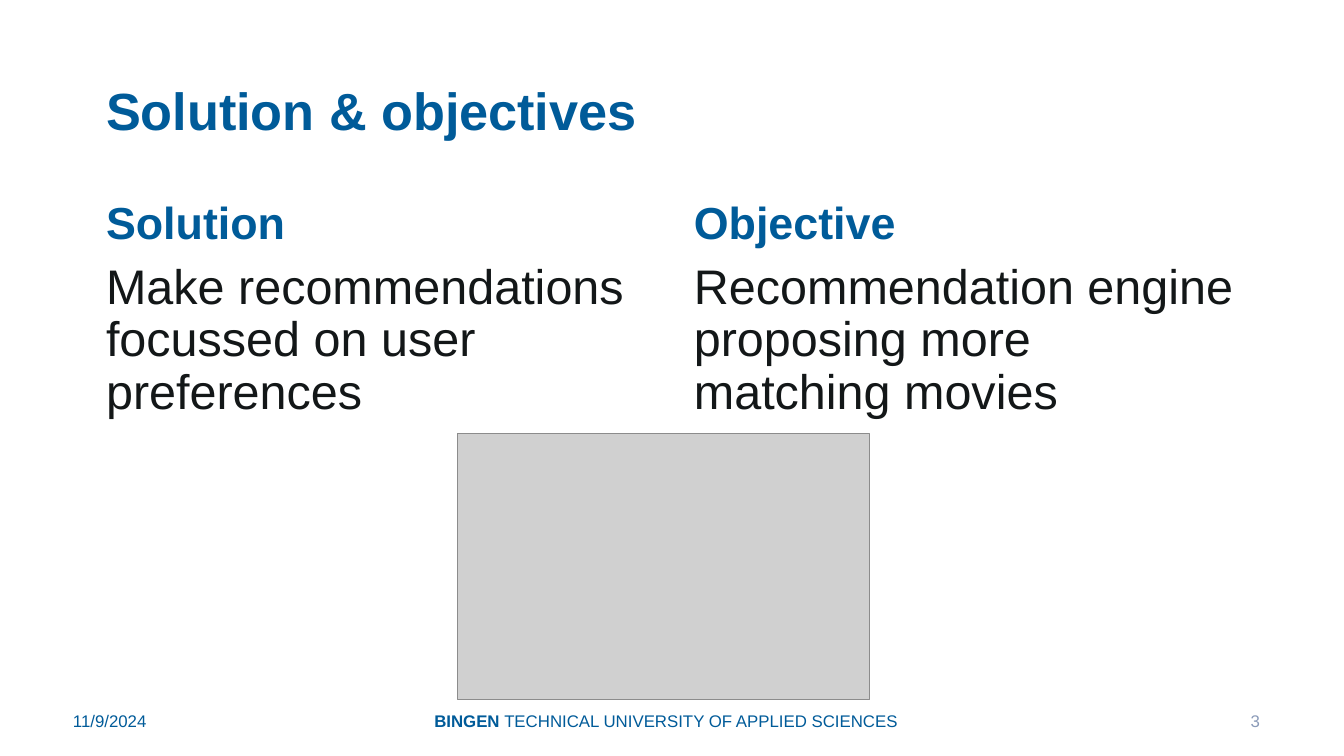
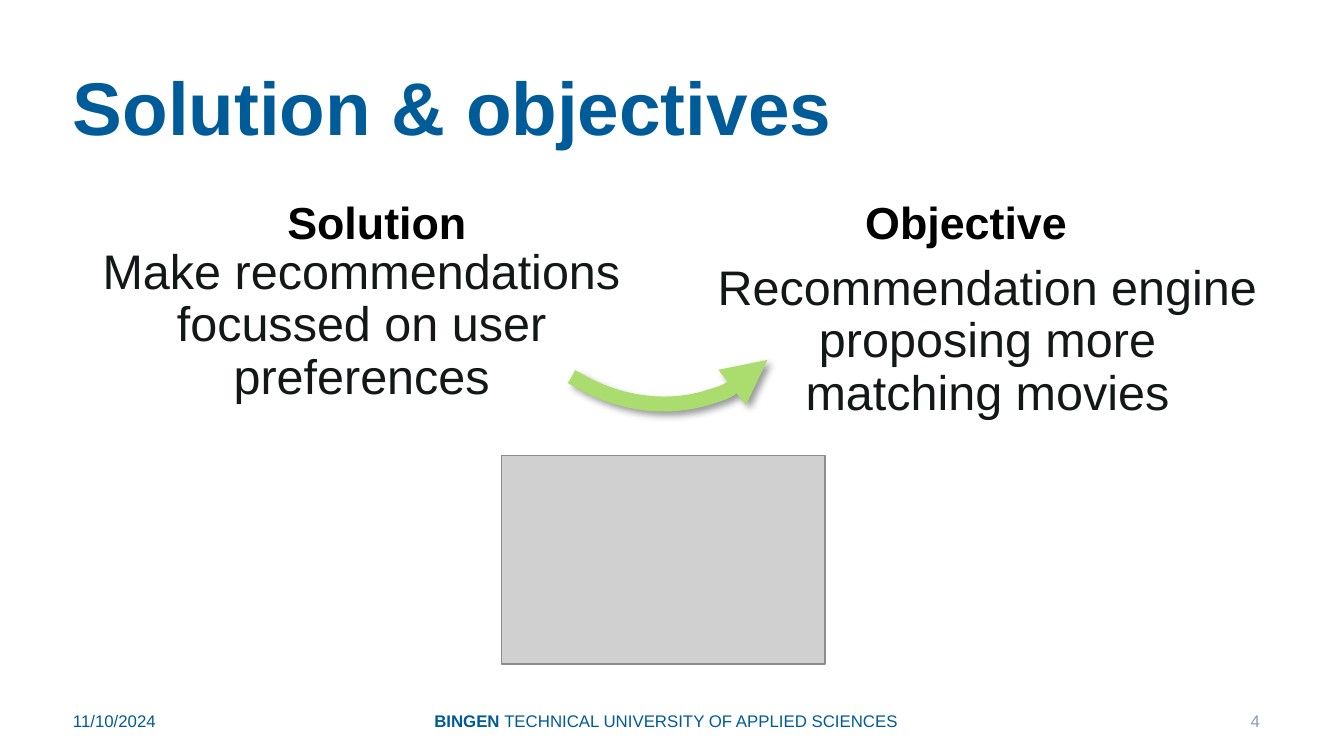
Before and after one commit to Padinator/Watch-Tip, a slide deck: slide 4 of slides-decks/pitch-presentation.pptx (slide 3 before the commit). Drawn at 1344x756 pixels with LibreOffice and Linux fonts; fonts in the diff are those of the drawing; grey boxes stand for pictures; background and template pictures are left out. Boxes give left, top, right and bottom in pixels: in the first picture for what was removed or moved away, otherwise in the second. Text is boxed around its words. In the diff, an @@ line names an element or a change of style, - is before the commit and + after.

```diff
--- a/slides-decks/pitch-presentation.pptx
+++ b/slides-decks/pitch-presentation.pptx
@@ title "Solution & objectives": place and size @@
-title "Solution & objectives" at bbox=[106, 92, 636, 140]
+title "Solution & objectives" at bbox=[73, 81, 831, 149]
@@ title "Solution & objectives" at bbox=[73, 81, 831, 149]: size 28 to 40 pt @@
@@ arc (boxed as its full ellipse) added at bbox=[428, 37, 864, 467], outline #AADD6D 8 pt @@
@@ text "Solution" at bbox=[287, 206, 466, 240]: text colour #005B99 to #000000; alignment left to centre @@
@@ text "Objective" at bbox=[865, 206, 1067, 248]: text colour #005B99 to #000000; alignment left to centre @@
@@ text "Make recommendations focussed on user ..." at bbox=[103, 254, 621, 403]: alignment left to centre @@
@@ text "Make recommendations focussed on user ...": place and size @@
-text "Make recommendations focussed on user ..." at bbox=[106, 269, 624, 418]
+text "Make recommendations focussed on user ..." at bbox=[103, 254, 621, 403]
@@ text "Recommendation engine proposing more matching ...": place and size @@
-text "Recommendation engine proposing more matching ..." at bbox=[694, 269, 1233, 418]
+text "Recommendation engine proposing more matching ..." at bbox=[718, 270, 1257, 419]
@@ text "Recommendation engine proposing more matching ..." at bbox=[718, 270, 1257, 419]: alignment left to centre @@
@@ picture: place and size @@
-picture at bbox=[458, 434, 870, 700]
+picture at bbox=[501, 456, 825, 664]
@@ text at bbox=[73, 714, 156, 727]: text changed @@
-11/9/2024
+11/10/2024
@@ page number at bbox=[1251, 715, 1260, 727]: text changed @@
-3
+4
```
Also in this commit, not shown: 6 other slides changed, 2 slides added, 1 other file.
